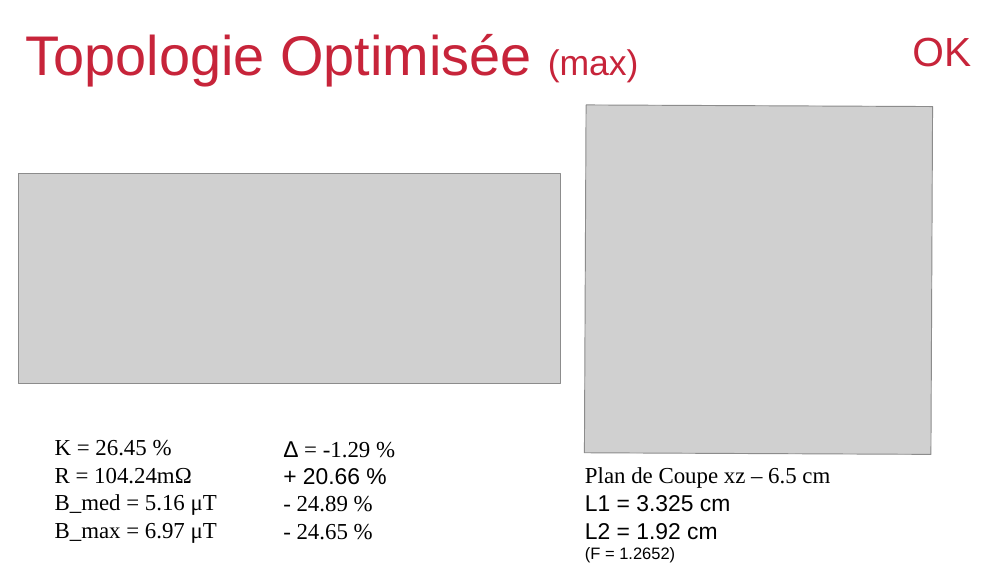
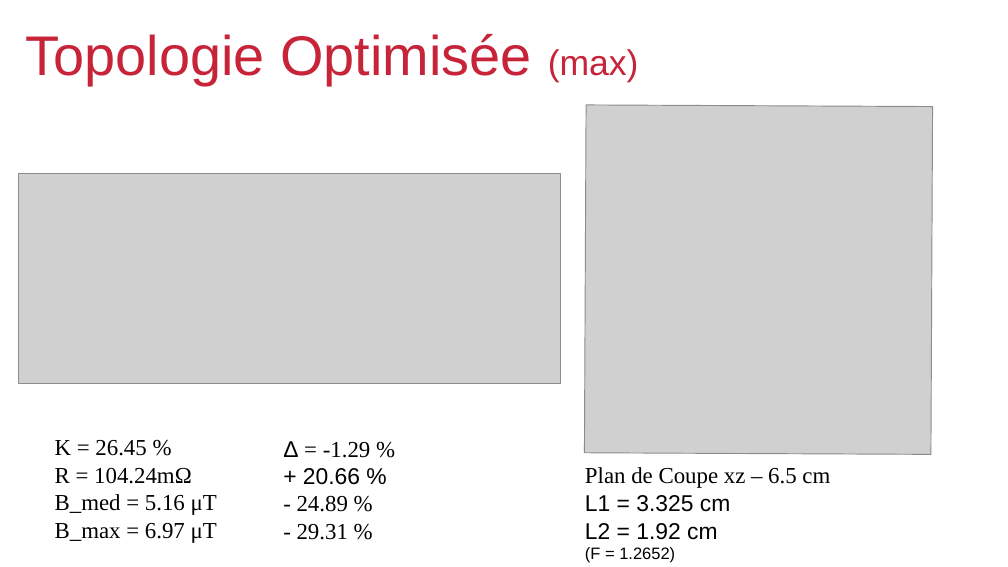
Before and after one commit to viniciustmoraes/COMSOL_simulations, a slide deck: slide 6 of Results/presentationResults.odp. Drawn at 1008x567 pixels with LibreOffice and Linux fonts; fonts in the diff are those of the drawing; grey boxes stand for pictures; background and template pictures are left out. Boxes give left, top, right and bottom in pixels: in the first picture for what was removed or moved away, otherwise in the second. Text is boxed around its words. In the diff, an @@ line names an element or a change of style, - is before the commit and + after.

```diff
--- a/Results/presentationResults.odp
+++ b/Results/presentationResults.odp
@@ title removed at <box>912,37,971,67</box> @@
-OK
@@ text at <box>297,524,348,540</box>: text changed @@
-- 24.65 %
+- 29.31 %
```
Also in this commit, not shown: 8 other slides changed, 2 other files.
